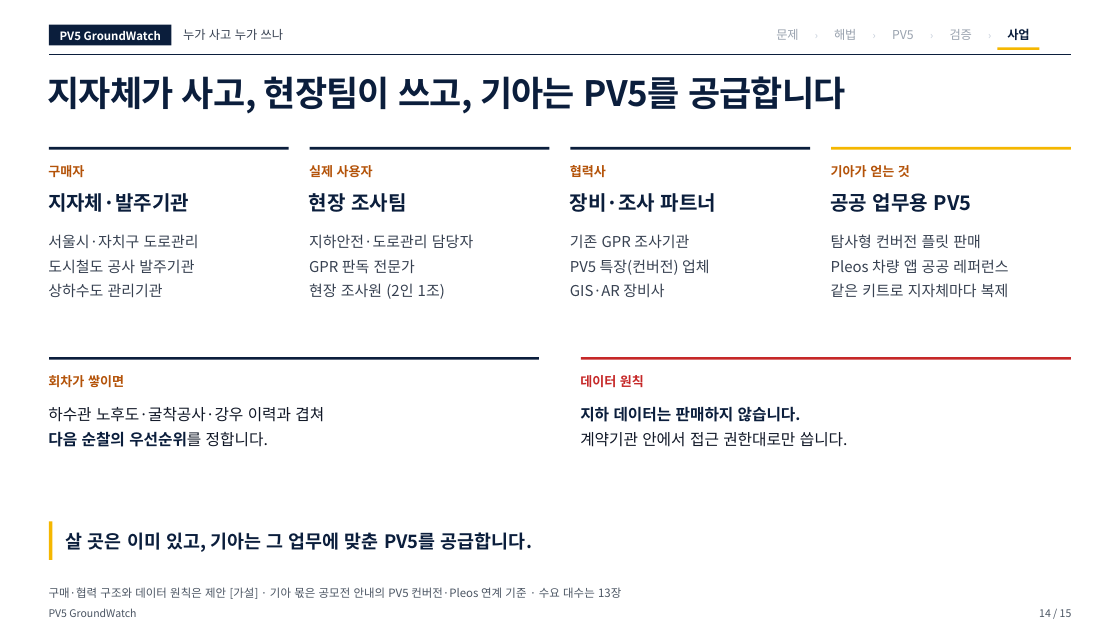
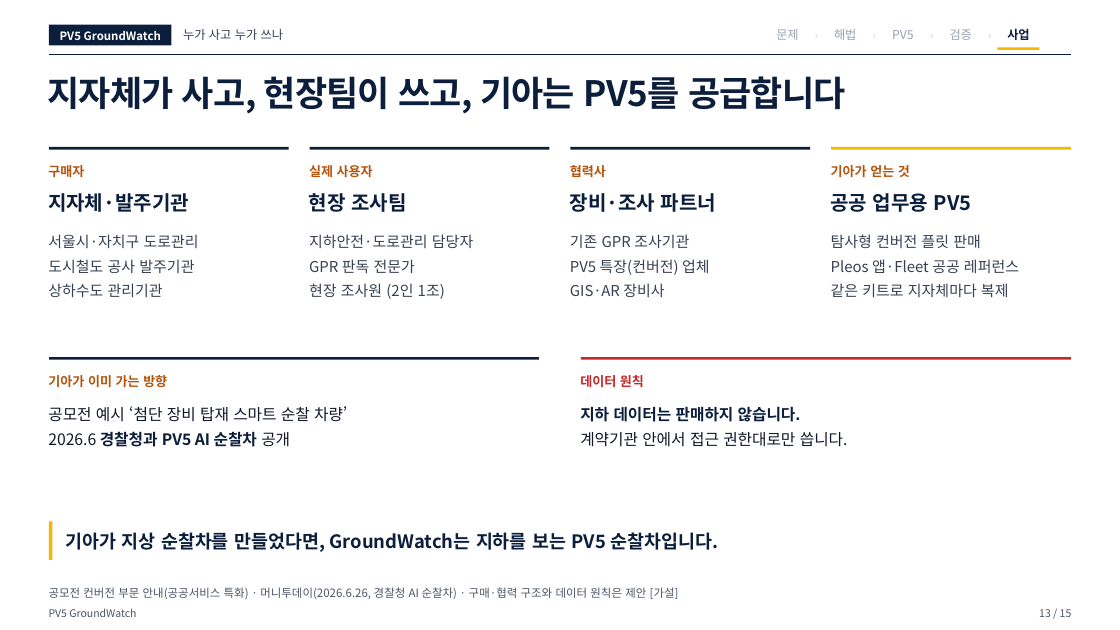
Before and after one commit to woojin-choe/pv5-hose-lab, a slide deck: slide 13 of ppt_all/PV5_GroundWatch_10_23.pptx (slide 14 before the commit). Drawn at 1120x630 pixels with LibreOffice and Linux fonts; fonts in the diff are those of the drawing. Boxes give left, top, right and bottom in pixels: in the first picture for what was removed or moved away, otherwise in the second. Text is boxed around its words. In the diff, an @@ line names an element or a change of style, - is before the commit and + after.

```diff
--- a/ppt_all/PV5_GroundWatch_10_23.pptx
+++ b/ppt_all/PV5_GroundWatch_10_23.pptx
@@ text at [831, 259, 1019, 273]: text changed @@
-Pleos 차량 앱 공공 레퍼런스
+Pleos 앱·Fleet 공공 레퍼런스
@@ text at [48, 375, 167, 388]: text changed @@
-회차가 쌓이면
+기아가 이미 가는 방향
@@ text at [48, 406, 347, 422]: text changed @@
-하수관 노후도·굴착공사·강우 이력과 겹쳐
+공모전 예시 ‘첨단 장비 탑재 스마트 순찰 차량’
@@ text at [48, 431, 290, 447]: text changed @@
-다음 순찰의 우선순위를 정합니다.
+2026.6 경찰청과 PV5 AI 순찰차 공개
@@ text at [66, 532, 718, 552]: text changed @@
-살 곳은 이미 있고, 기아는 그 업무에 맞춘 PV5를 공급합니다.
+기아가 지상 순찰차를 만들었다면, GroundWatch는 지하를 보는 PV5 순찰차입니다.
@@ text at [49, 587, 679, 599]: text changed @@
-구매·협력 구조와 데이터 원칙은 제안 [가설] · 기아 몫은 공모전 안내의 PV5 컨버전·Pleos 연계 기준 · 수요 대수는 13장
+공모전 컨버전 부문 안내(공공서비스 특화) · 머니투데이(2026.6.26, 경찰청 AI 순찰차) · 구매·협력 구조와 데이터 원칙은 제안 [가설]
@@ text at [1039, 609, 1072, 617]: text changed @@
-14 / 15
+13 / 15
```
Also in this commit, not shown: 11 other slides changed, 18 other files.
